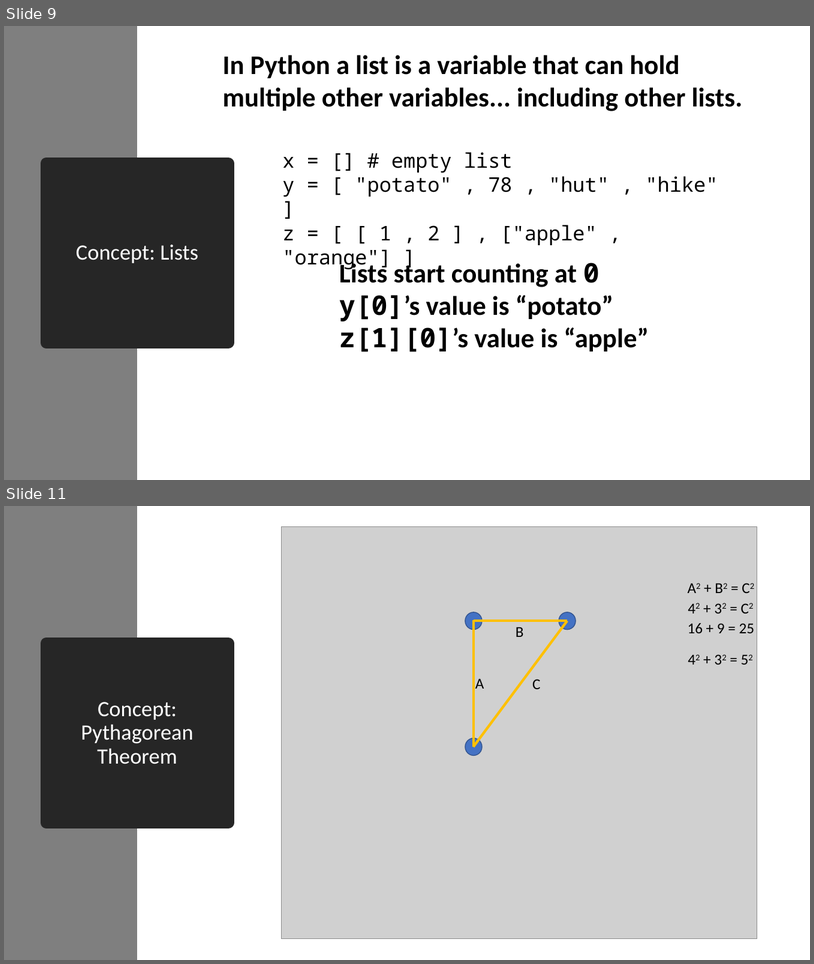
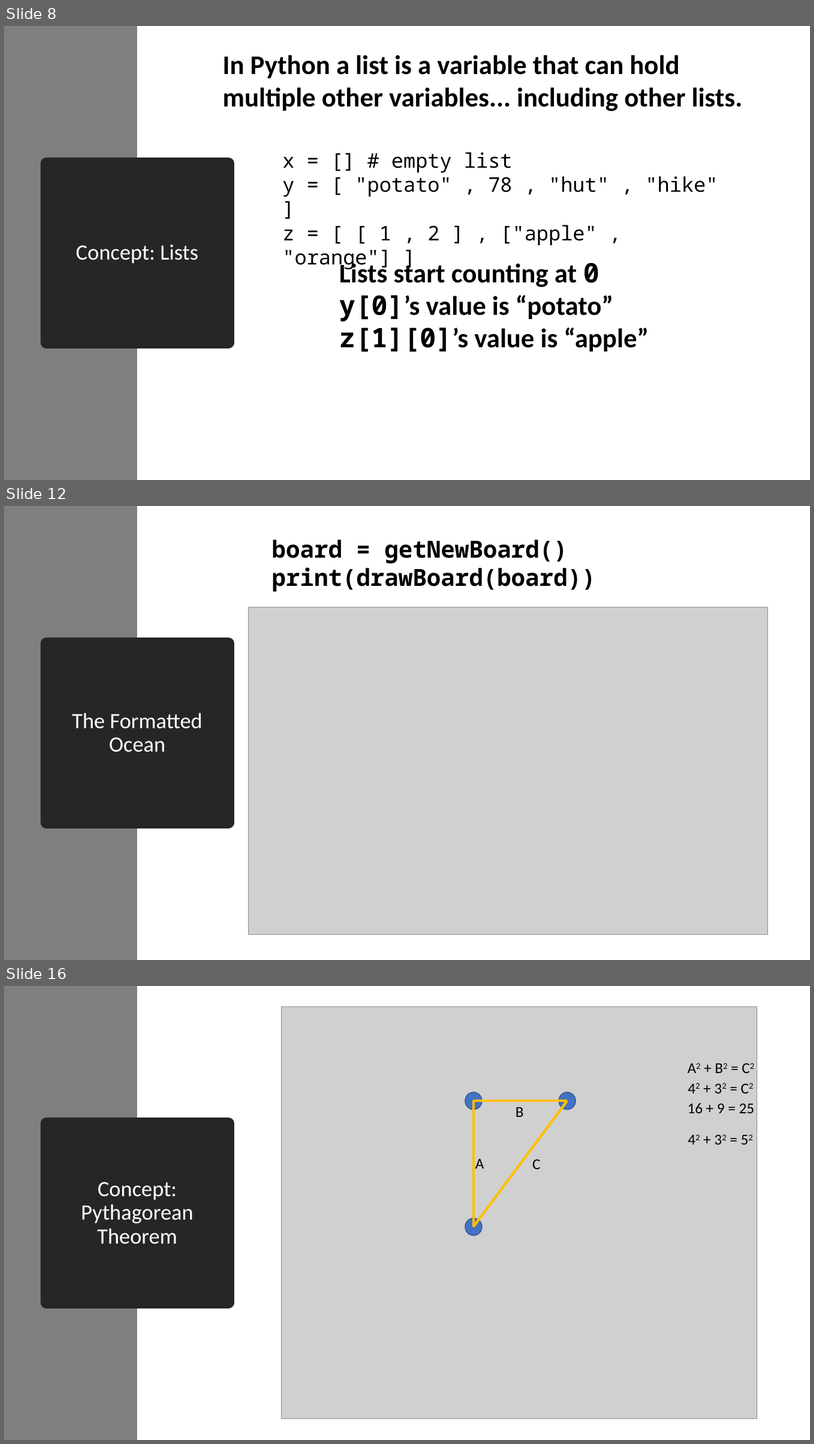
Before and after one commit to seattlecoderdojo/PythonDay-TreasureHunt, a slide deck: Python Day - Intermediate.pptx. Shown one above the other, each under a label of ours: slides 9 and 11 before the commit, slides 8, 12 and 16 after it; the slides between them are not shown. The pictures are 814x964 and 814x1444 pixels, drawn with LibreOffice and Linux fonts; fonts in the diff are those of the drawing; grey boxes stand for pictures. Boxes give left, top, right and bottom in pixels: in the first picture for what was removed or moved away, otherwise in the second. Text is boxed around its words. In the diff, an @@ line names an element or a change of style, - is before the commit and + after.

```diff
--- a/Python Day - Intermediate.pptx
+++ b/Python Day - Intermediate.pptx
@@ slide 12 added at bbox=[4, 506, 810, 960], background #FFFFFF @@
@@ rectangle added at bbox=[4, 506, 137, 960], fill #7F7F7F @@
@@ text added at bbox=[272, 540, 596, 592], 28 pt, text #000000, bold @@
+board = getNewBoard()
+print(drawBoard(board))
@@ picture added at bbox=[248, 607, 768, 934] @@
@@ title added at bbox=[47, 643, 228, 822], fill #262626, outline #262626 13.75 pt, 26 pt, text #FFFFFF @@
+The Formatted Ocean
@@ what was slide 9 is now slide 8 @@
@@ what was slide 11 is now slide 16 @@
```
Also in this commit, not shown: 1 slide changed, 5 other slides added, 1 slide removed, 5 other files.
